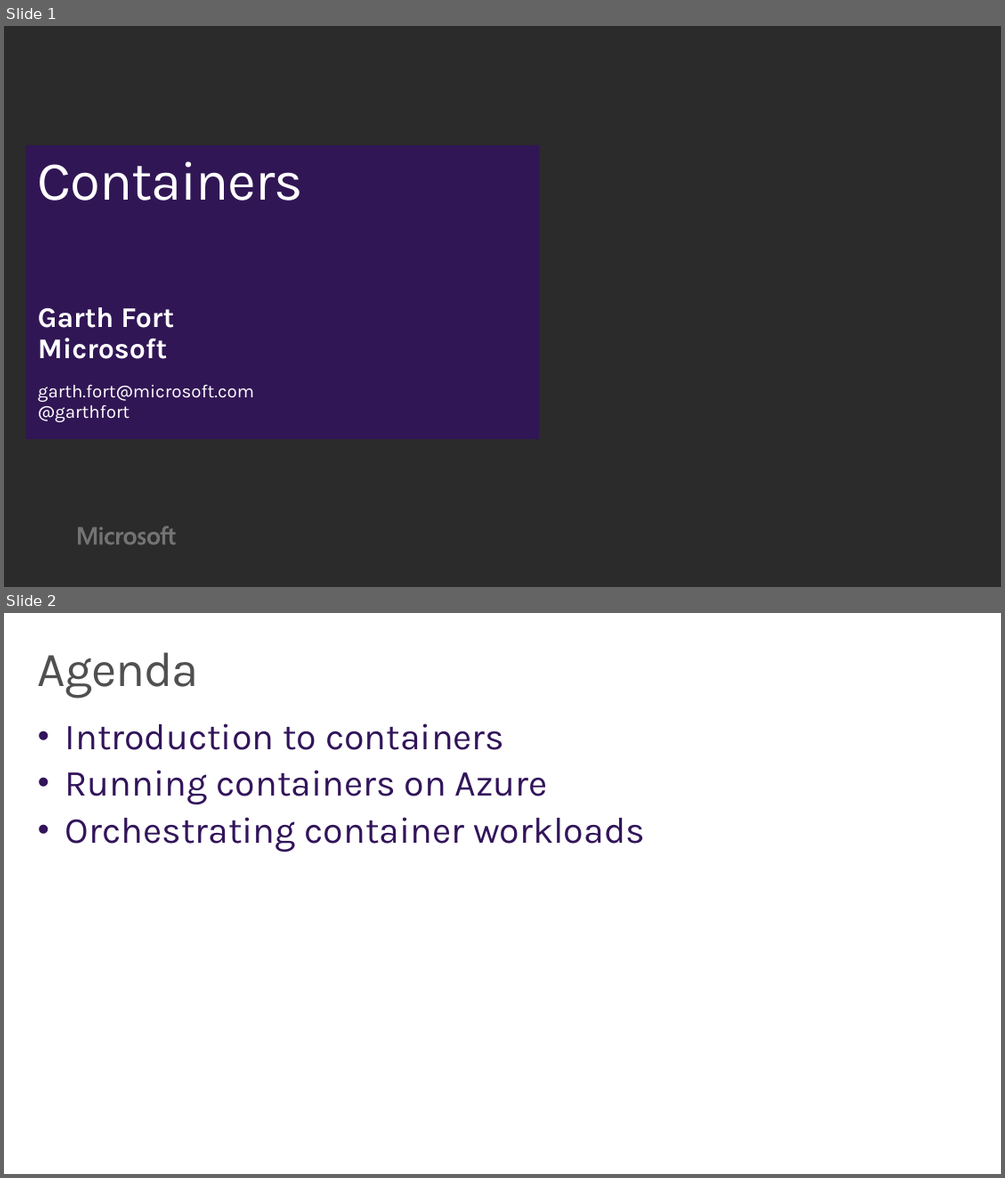
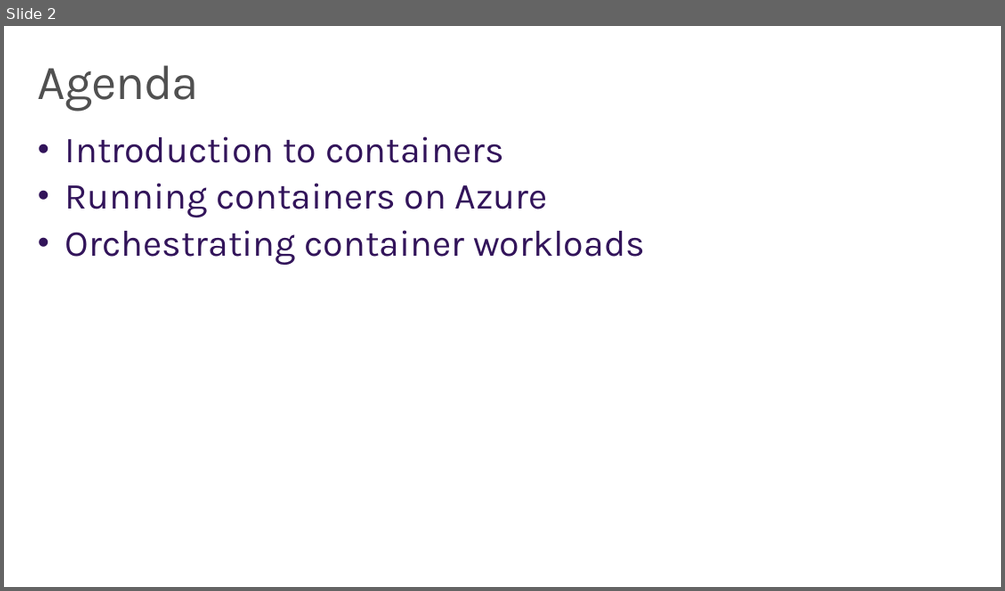
Before and after one commit to wely/DevCamp, a slide deck: Presentation/Module07-Containers.pptx. Shown one above the other, each under a label of ours: slides 1 and 2 before the commit, slide 2 after it. The pictures are 1005x1178 and 1005x591 pixels, drawn with LibreOffice and Linux fonts; fonts in the diff are those of the drawing; background and template pictures are left out; a plain dark background stands for a picture behind light text. Boxes give left, top, right and bottom in pixels: in the first picture for what was removed or moved away, otherwise in the second. Text is boxed around its words. In the diff, an @@ line names an element or a change of style, - is before the commit and + after.

```diff
--- a/Presentation/Module07-Containers.pptx
+++ b/Presentation/Module07-Containers.pptx
@@ slide 1 removed at (x1=4, y1=26, x2=1001, y2=587), background picture (left out) @@
@@ rectangle removed at (x1=26, y1=144, x2=539, y2=439) @@
@@ title removed at (x1=38, y1=161, x2=303, y2=200) @@
-Containers
@@ text removed at (x1=38, y1=307, x2=254, y2=422) @@
-Garth Fort
-Microsoft
-garth.fort@microsoft.com
-@garthfort
@@ freeform shape removed at (x1=78, y1=526, x2=176, y2=545) @@
```
Also in this commit, not shown: 2 slides changed, 2 slides added, 2 other files.
